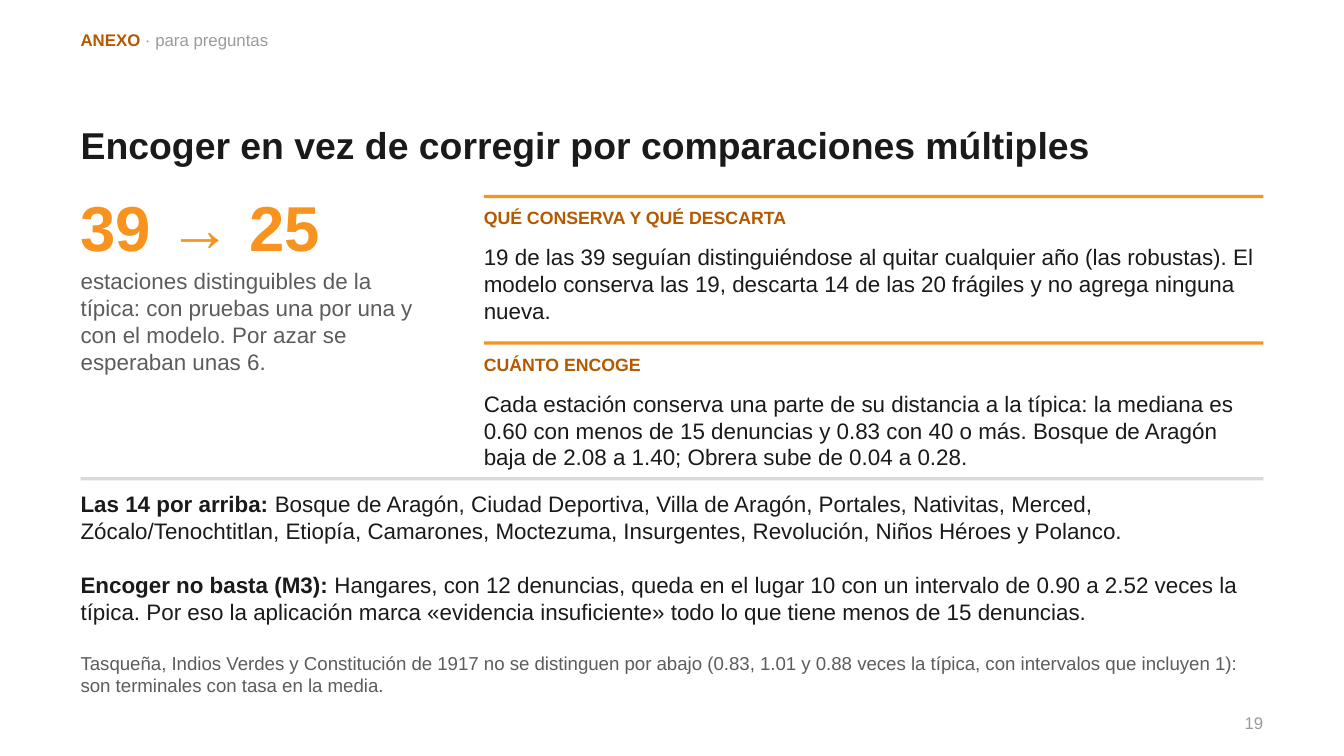
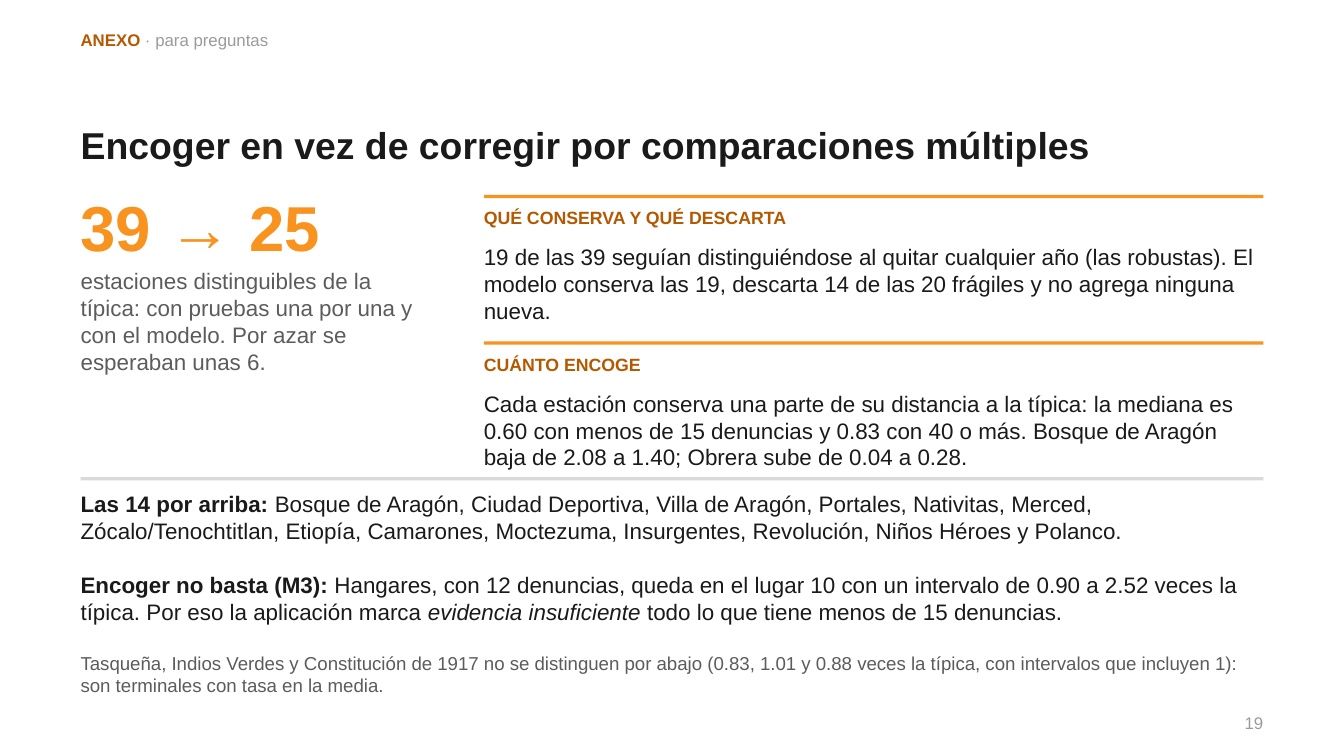
Before and after one commit to sebastiancordoba/caso-inseguridad-cdmx, a slide deck: slide 19 of docs/presentacion/presentacion.pptx. Drawn at 1344x756 pixels with LibreOffice and Linux fonts; fonts in the diff are those of the drawing. Boxes give left, top, right and bottom in pixels: in the first picture for what was removed or moved away, otherwise in the second. Text is boxed around its words. In the diff, an @@ line names an element or a change of style, - is before the commit and + after.

```diff
--- a/docs/presentacion/presentacion.pptx
+++ b/docs/presentacion/presentacion.pptx
@@ text at [81, 576, 1236, 625]: text changed @@
-Encoger no basta (M3): Hangares, con 12 denuncias, queda en el lugar 10 con un intervalo de 0.90 a 2.52 veces la típica. Por eso la aplicación marca «evidencia insuficiente» todo lo que tiene menos de 15 denuncias.
+Encoger no basta (M3): Hangares, con 12 denuncias, queda en el lugar 10 con un intervalo de 0.90 a 2.52 veces la típica. Por eso la aplicación marca evidencia insuficiente todo lo que tiene menos de 15 denuncias.
```
Also in this commit, not shown: 6 other slides changed, 7 other files.
